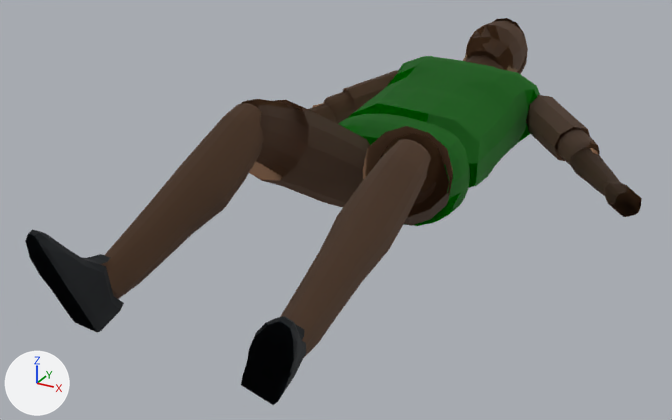
Two versions of the glTF model tools/gf_exporter/output/avatars/elegant_playmaker.glb, one commit apart.
Rendered twice from a camera (50 mm lens) standing at (0.932, -1.93, 0.905) and looking at (-0.065, -0.117, -0.002). Lighting does not change. The marker at lower left points along +X, +Y and +Z. The first picture is the older version. Where no turn or scale is listed for an object, it has been applied to the vertices. Vertices at exactly the same position are counted once.

Names of what the first picture shows: 'body', 'left_ankle', 'left_elbow', 'left_knee', 'left_shoulder', 'left_thigh', 'middle', 'neck', 'right_ankle', 'right_knee', 'right_shoulder', 'right_thigh' and 2 more.
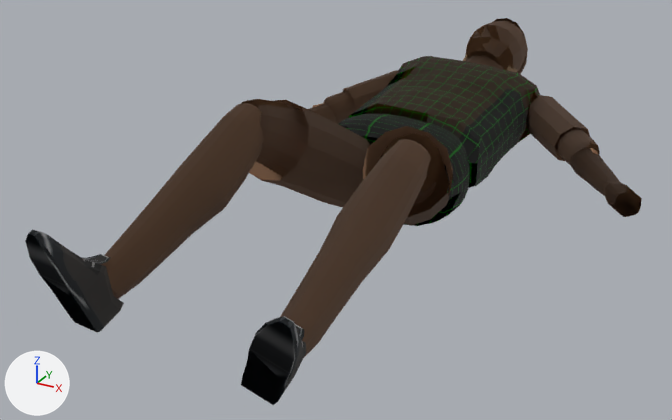
Where the change shows, as pixel boxes [x1, y1, x2, y2] in the pictures (672 x 420 px):
```json
{"part": 1, "of": "me_mesh_body", "change": "surface changed", "before": [339, 114, 470, 226], "after": [339, 114, 470, 226], "on screen": "green to black"}
{"part": 2, "of": "me_mesh_middle", "change": "surface changed", "before": [348, 56, 540, 188], "after": [348, 56, 540, 188]}
{"part": 3, "of": "me_mesh_left_ankle", "change": "surface changed", "before": [249, 316, 306, 390], "after": [249, 316, 306, 390], "on screen": "lighter"}
{"part": 4, "of": "me_mesh_right_ankle", "change": "surface changed", "before": [25, 230, 124, 329], "after": [25, 230, 124, 329]}
```

Edits to the scene script, one JSON object a line:
```json
{"block": "me_mesh_body", "where": "me_mesh_body.from_pydata(...)  # 256 vertices, 508 faces; spans x -0.193..0.191, y -0.058..0.228, z -0.126..0.117"}
{"block": "me_mesh_body", "where": "# used by ob_body; location = (0.0, 0.0, 0.061)"}
{"block": "me_mesh_body", "change": "me_mesh_body part 1: 508 kept faces spanning x -0.193..0.191, y -0.058..0.228, z -0.126..0.117 get new texture (UV) coordinates"}
{"block": "me_mesh_middle", "where": "me_mesh_middle.from_pydata(...)  # 192 vertices, 380 faces; spans x -0.226..0.226, y -0.079..0.512, z -0.111..0.16"}
{"block": "me_mesh_middle", "where": "# used by ob_middle; location = (0.0, 0.147, 0.07)"}
{"block": "me_mesh_middle", "change": "me_mesh_middle part 2: 380 kept faces spanning x -0.226..0.226, y -0.079..0.512, z -0.111..0.16 get new texture (UV) coordinates"}
{"block": "me_mesh_left_ankle", "where": "me_mesh_left_ankle.from_pydata(...)  # 72 vertices, 126 faces; spans x -0.067..0.083, y -0.146..-0.001, z -0.12..0.108"}
{"block": "me_mesh_left_ankle", "where": "# used by ob_left_ankle; location = (0.197, -0.737, 0.068)"}
{"block": "me_mesh_left_ankle", "change": "me_mesh_left_ankle part 3: 126 kept faces spanning x -0.067..0.083, y -0.146..-0.001, z -0.12..0.108 get new texture (UV) coordinates"}
{"block": "me_mesh_right_ankle", "where": "me_mesh_right_ankle.from_pydata(...)  # 72 vertices, 126 faces; spans x -0.059..0.036, y -0.153..0.006, z -0.124..0.111"}
{"block": "me_mesh_right_ankle", "where": "# used by ob_right_ankle; location = (-0.203, -0.758, 0.114)"}
{"block": "me_mesh_right_ankle", "change": "me_mesh_right_ankle part 4: 126 kept faces spanning x -0.059..0.036, y -0.153..0.006, z -0.124..0.111 get new texture (UV) coordinates"}
```
